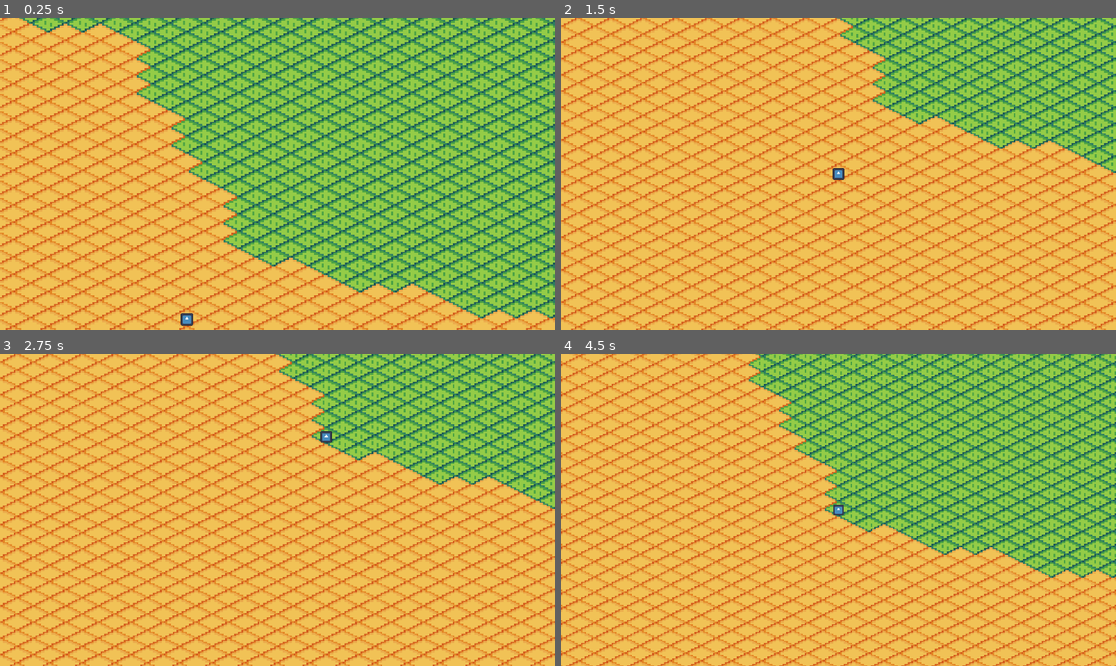
Above: before the commit, frames 1-4 (two rows, left to right).
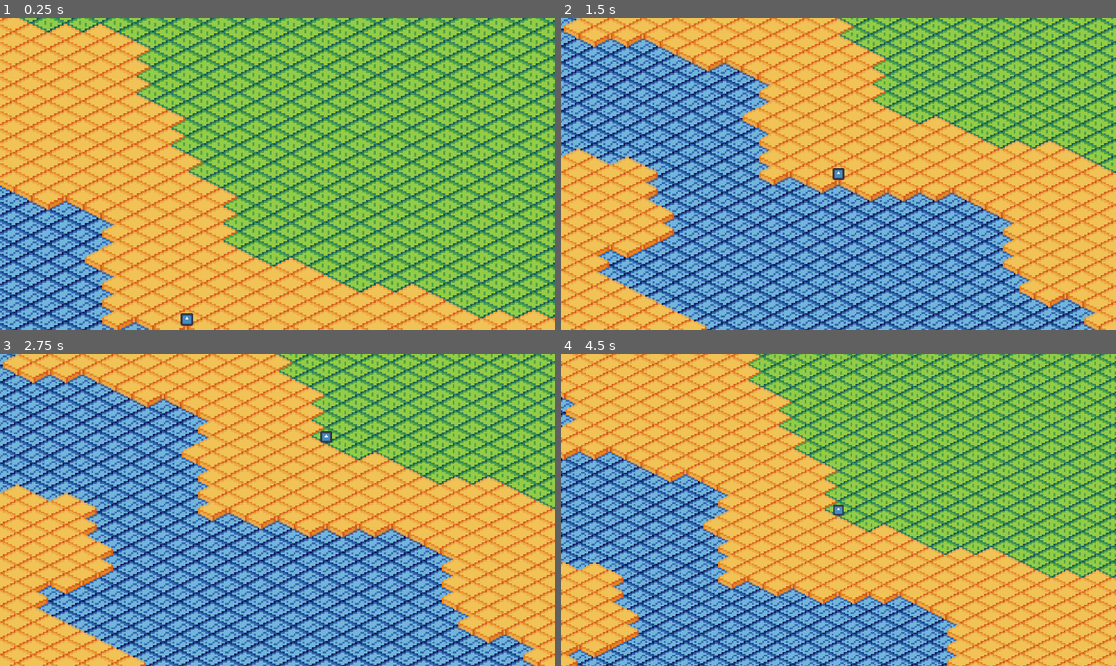
Above: after the commit, the same moments.

Repository: KirchnerT/Click-RPG
Game: Godot game, scene res://Scenes/TestWorld/test_world.tscn
Same seed, same stepped clock (60 frames per second), same inputs: the game is played once before the commit and once after it. The engine's default icon, where the game draws it, is replaced by a stand-in: a white triangle on a blue panel in a dark square.
Inputs (mouse positions are in pixels of both pictures, inside the frame that each line leads up to):
- Up to frame 1 (0.25 s): no input
- Up to frame 2 (1.5 s): tap Enter at 0.5 s; move the mouse to (960, 158) at 0.52 s; hold Mouse wheel up (CAMERA_ZOOM_IN) 0.53-1.28 s; tap Space (TRACK_PLAYER) at 1.25 s; move the mouse to (727, 189) at 1.27 s; tap Mouse wheel down (CAMERA_ZOOM_OUT) at 1.35 s
- Up to frame 3 (2.75 s): tap Enter at 2 s; move the mouse to (333, 441) at 2.02 s; hold Right mouse button (CHARACTER_ACTION_1) from 2.03 s (still down)
- Up to frame 4 (4.5 s): move the mouse to (810, 572) at 2.77 s; release Right mouse button (CHARACTER_ACTION_1) at 2.78 s; tap Space (TRACK_PLAYER) at 2.85, 3.5 s; move the mouse to (1005, 556) at 3.52 s; hold Mouse wheel up (CAMERA_ZOOM_IN) 3.53-4.28 s; tap Enter at 4.25 s; move the mouse to (672, 463) at 4.27 s; tap Mouse wheel down (CAMERA_ZOOM_OUT) at 4.35 s

The runs differ from the first frame. In frame 1, 7.9% of the frame differs, in the area x 0-35%, y 52-100%; in frame 2, 45%, in the area x 0-98%, y 0-100%; in frame 3, 45%; in frame 4, 25%.

Commit message:
Idk

Diff:
--- a/Scenes/TestWorld/test_world.gd
+++ b/Scenes/TestWorld/test_world.gd
@@ -76,7 +76,7 @@
 
 func get_biome_type(x: int, y: int) -> String:
 	var value = noise.get_noise_2d(x, y)
-	if value < -0.5:
+	if value < -0.2:
 		return "water"
 	elif value < 0:
 		return "plains"
